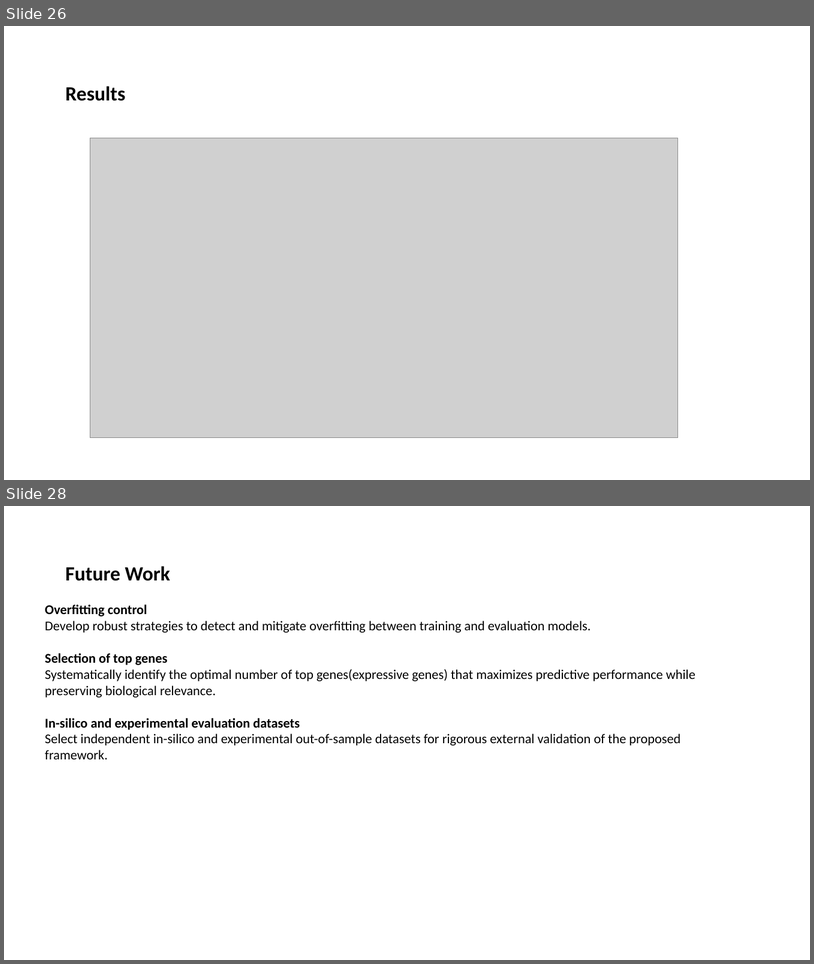
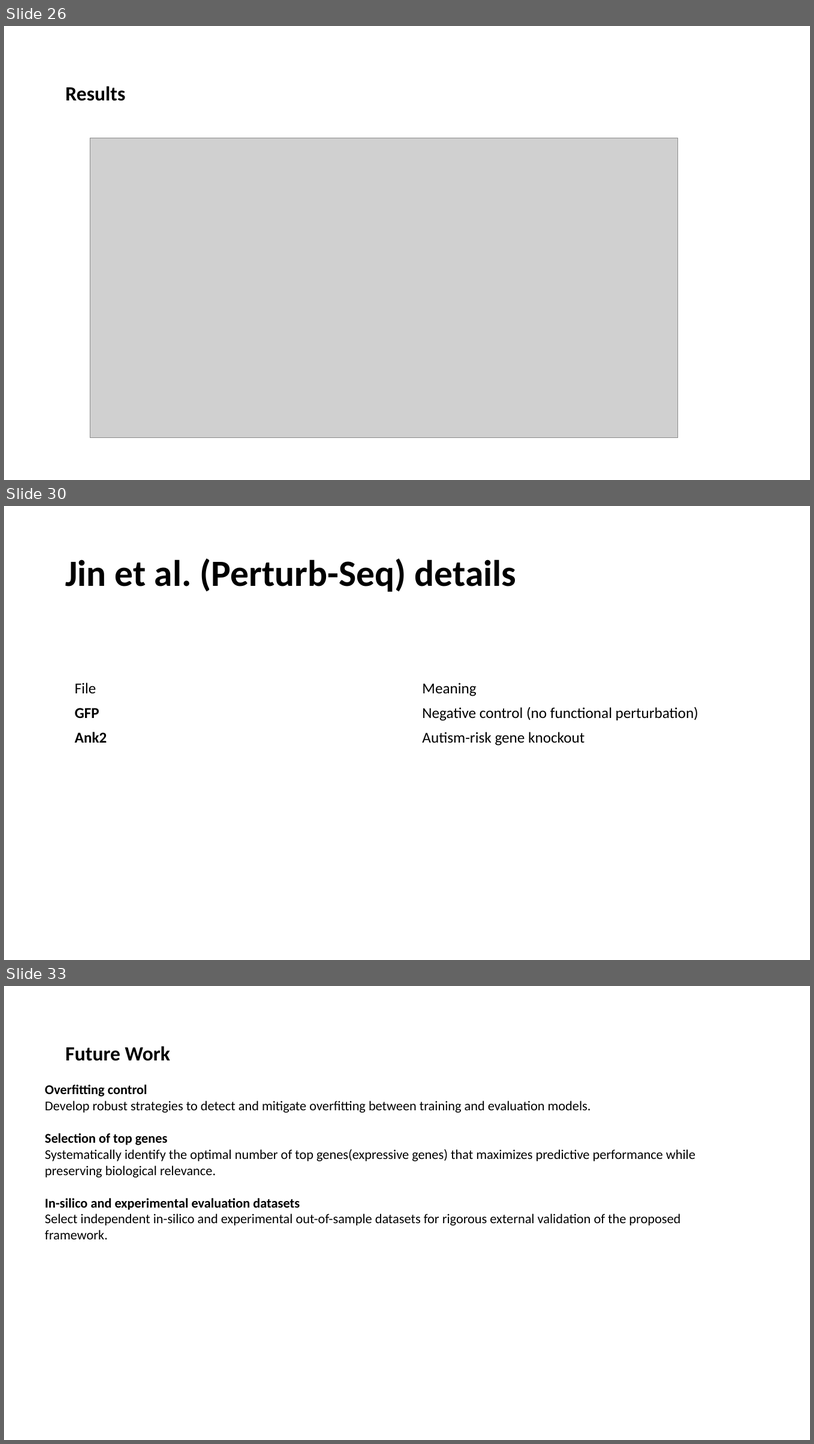
Before and after one commit to boabangf/GNN_RL_gene_trajectory_perturbation, a slide deck: ppt slides for omic codeathon (1) (1).pptx. Shown one above the other, each under a label of ours: slides 26 and 28 before the commit, slides 26, 30 and 33 after it; the slides between them are not shown. The pictures are 814x964 and 814x1444 pixels, drawn with LibreOffice and Linux fonts; fonts in the diff are those of the drawing; grey boxes stand for pictures. Boxes give left, top, right and bottom in pixels: in the first picture for what was removed or moved away, otherwise in the second. Text is boxed around its words. In the diff, an @@ line names an element or a change of style, - is before the commit and + after.

```diff
--- a/ppt slides for omic codeathon (1) (1).pptx
+++ b/ppt slides for omic codeathon (1) (1).pptx
@@ slide 30 added at box(4, 506, 810, 960), background #FFFFFF @@
@@ title added at box(65, 558, 516, 592), 44 pt, text #000000, bold @@
+Jin et al. (Perturb-Seq) details
@@ table added at box(69, 676, 764, 748), 3 rows, 2 columns @@
+File | Meaning
+GFP | Negative control (no functional perturbation)
+Ank2 | Autism-risk gene knockout
@@ what was slide 28 is now slide 33 @@
```
Also in this commit, not shown: 4 other slides added.
